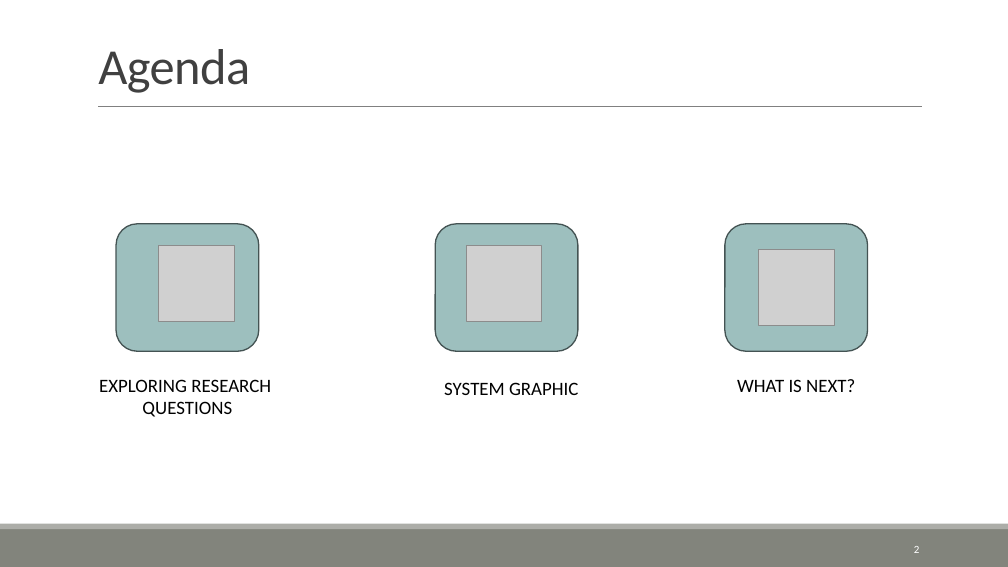
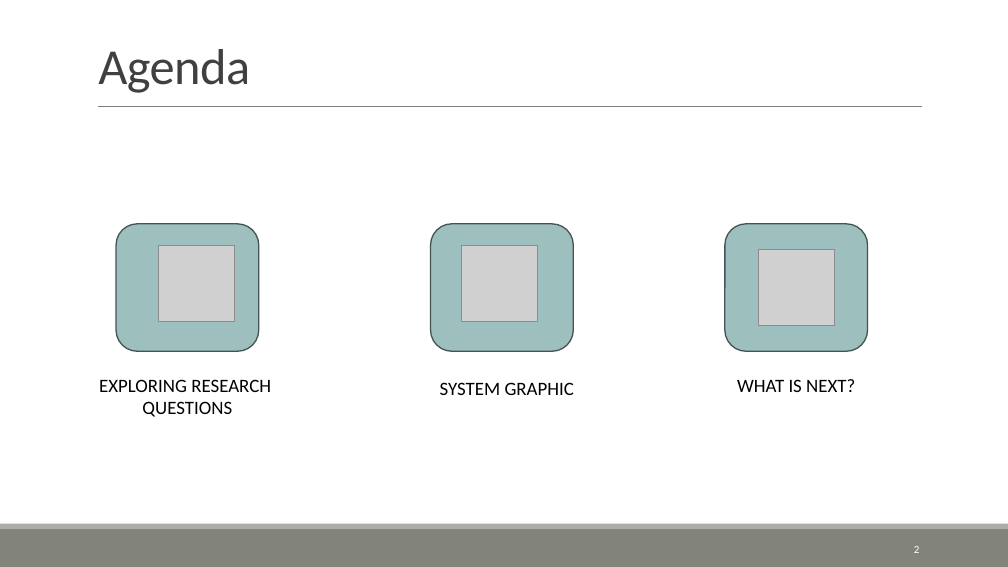
Before and after one commit to ofithcheallaigh/phd, a slide deck: slide 2 of Presentations/Supervisor Meetings/2024/20240301.pptx. Drawn at 1008x567 pixels with LibreOffice and Linux fonts; fonts in the diff are those of the drawing; grey boxes stand for pictures. Boxes give left, top, right and bottom in pixels: in the first picture for what was removed or moved away, otherwise in the second. Text is boxed around its words. In the diff, an @@ line names an element or a change of style, - is before the commit and + after.

Commit message:
Updating presentation with new format and questions

```diff
--- a/Presentations/Supervisor Meetings/2024/20240301.pptx
+++ b/Presentations/Supervisor Meetings/2024/20240301.pptx
@@ 1 picture, 1 text, 1 rounded rectangle: place and size @@
-1 picture, 1 text, 1 rounded rectangle at (436, 224, 578, 395)
+1 picture, 1 text, 1 rounded rectangle at (431, 224, 574, 395)
```
